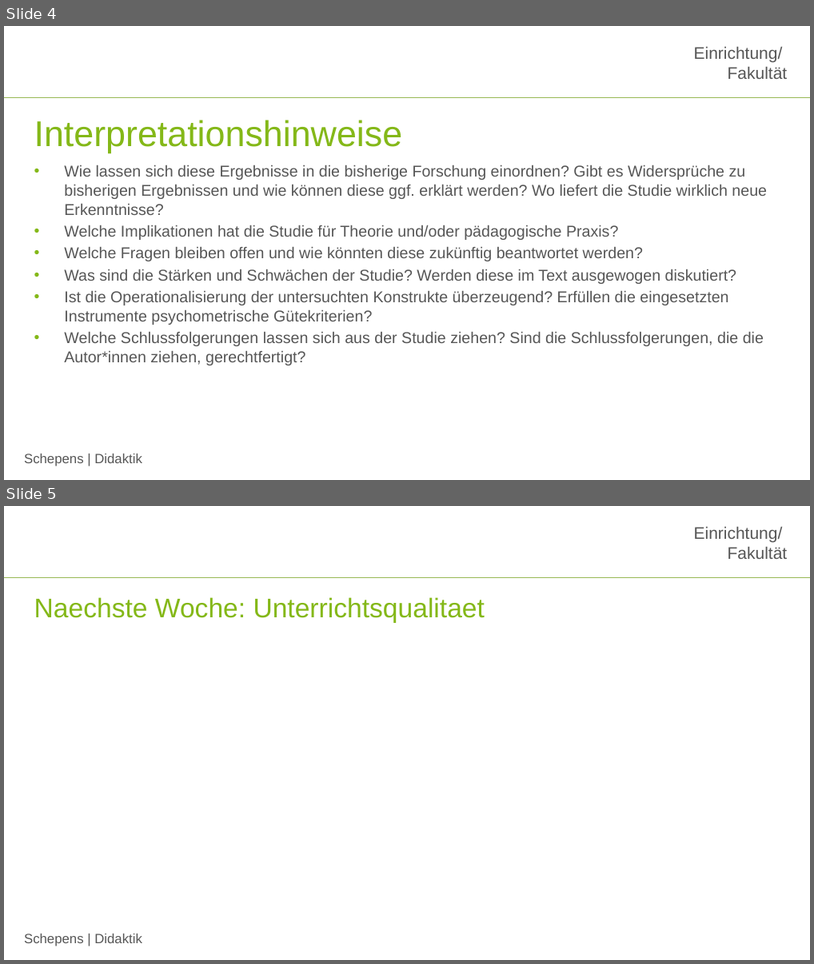
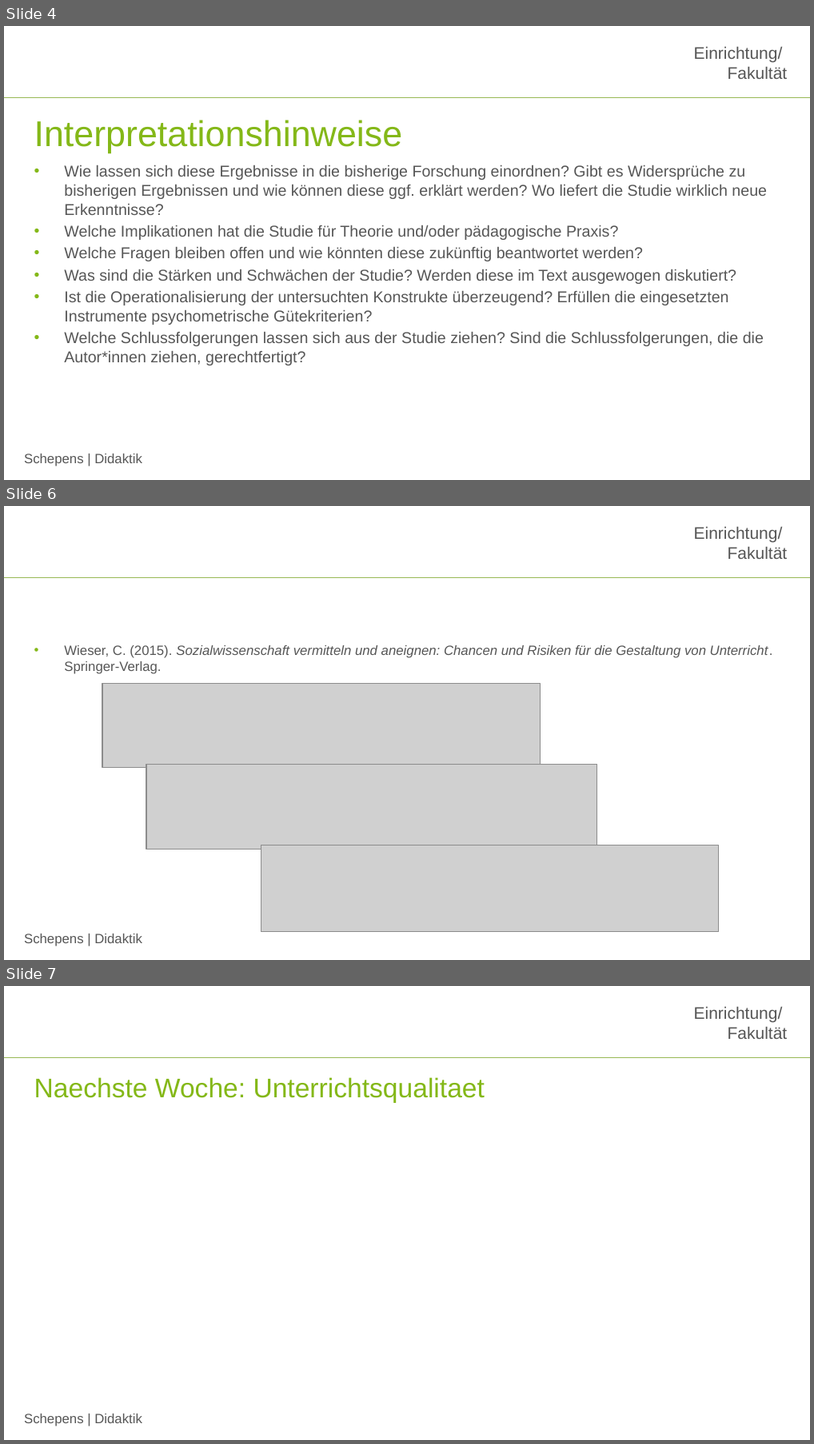
Before and after one commit to jobschepens/didakt22, a slide deck: folien/week13.pptx. Shown one above the other, each under a label of ours: slides 4 and 5 before the commit, slides 4, 6 and 7 after it; the slides between them are not shown. The pictures are 814x964 and 814x1444 pixels, drawn with LibreOffice and Linux fonts; fonts in the diff are those of the drawing; grey boxes stand for pictures; background and template pictures are left out. Boxes give left, top, right and bottom in pixels: in the first picture for what was removed or moved away, otherwise in the second. Text is boxed around its words. In the diff, an @@ line names an element or a change of style, - is before the commit and + after.

```diff
--- a/folien/week13.pptx
+++ b/folien/week13.pptx
@@ slide 6 added at (4, 506, 810, 960), background #FFFFFF; not listed: 3 template elements that a slide beside it also shows @@
@@ text added at (64, 645, 774, 674), 12 pt, text #565656, italic @@
+• Wieser, C. (2015). Sozialwissenschaft vermitteln und aneignen: Chancen und Risiken für die Gestaltung von Unterricht. Springer-Verlag.
@@ picture added at (102, 684, 540, 768) @@
@@ picture added at (146, 764, 598, 848) @@
@@ picture added at (262, 845, 719, 932) @@
@@ what was slide 5 is now slide 7 @@
```
Also in this commit, not shown: 1 other slide added.
